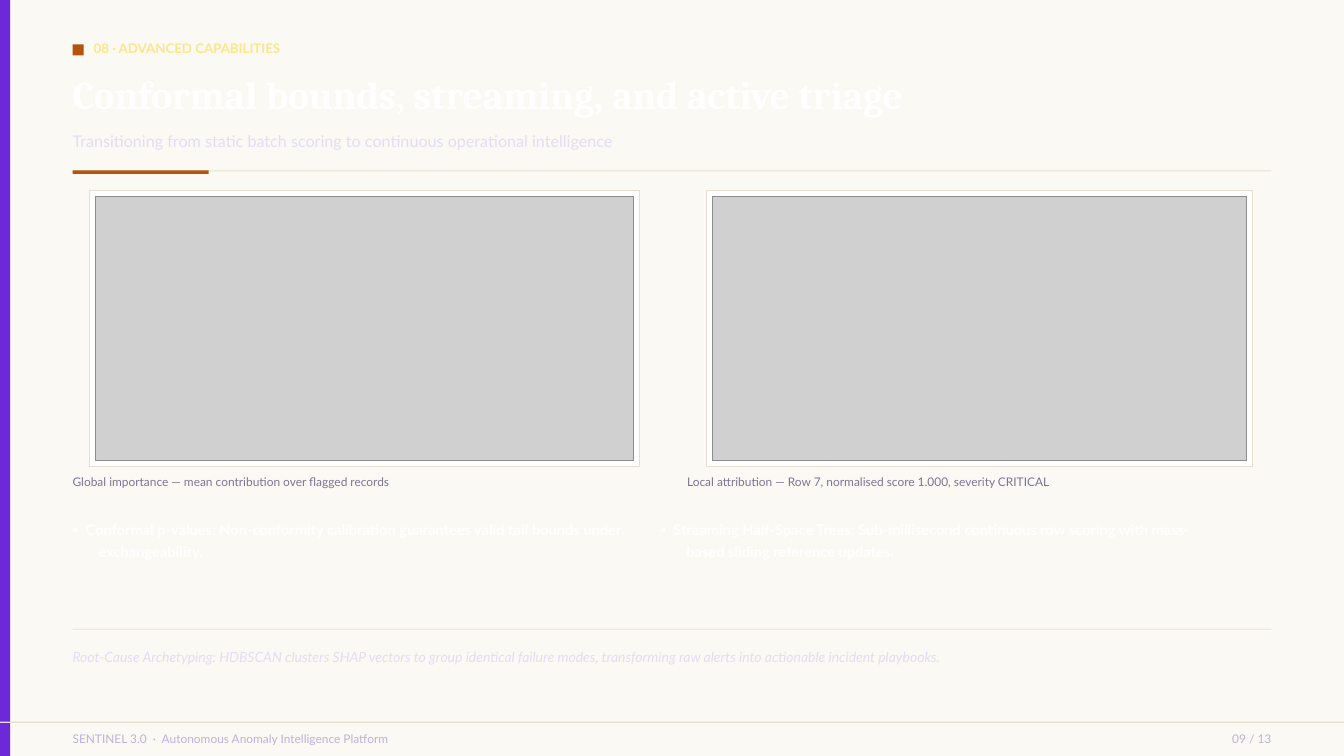
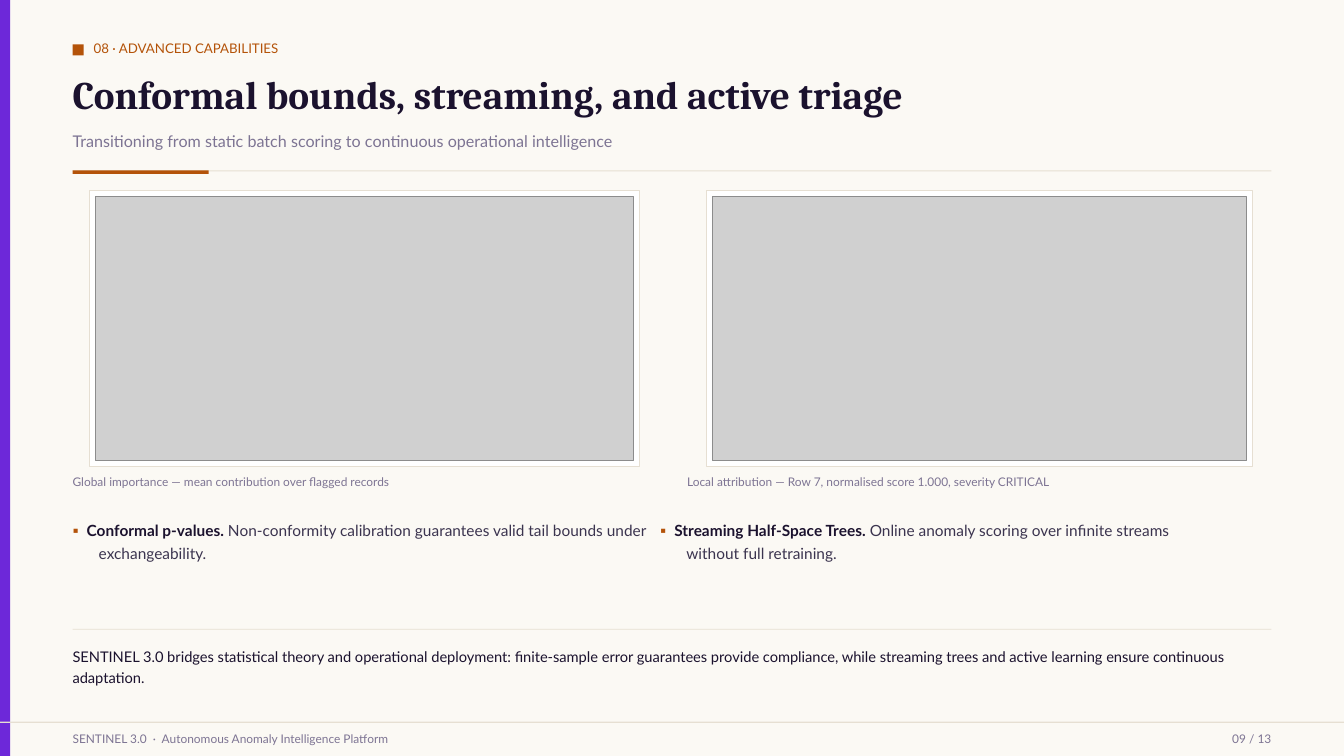
Before and after one commit to rohan1252030019-netizen/explainable-anomaly-detection, a slide deck: slide 9 of presentation/Explainable_Anomaly_Detection_12slides.pptx. Drawn at 1344x756 pixels with LibreOffice and Linux fonts; fonts in the diff are those of the drawing; grey boxes stand for pictures. Boxes give left, top, right and bottom in pixels: in the first picture for what was removed or moved away, otherwise in the second. Text is boxed around its words. In the diff, an @@ line names an element or a change of style, - is before the commit and + after.

Commit message:
fix(presentation): restore high-contrast dark text typography for white slide backgrounds

```diff
--- a/presentation/Explainable_Anomaly_Detection_12slides.pptx
+++ b/presentation/Explainable_Anomaly_Detection_12slides.pptx
@@ text added at (94,43,278,53), 9.5 pt, text #B45309 @@
+08 · ADVANCED CAPABILITIES
@@ text added at (73,81,903,118), 28 pt, text #1B122E, bold @@
+Conformal bounds, streaming, and active triage
@@ text added at (73,135,612,150), 11.5 pt, text #7D7493 @@
+Transitioning from static batch scoring to continuous operational intelligence
@@ text added at (87,524,647,562), 11 pt, text #3B344F @@
+▪ Conformal p-values. Non-conformity calibration guarantees valid tail bounds under exchangeability.
@@ text added at (674,524,1169,562), 11 pt, text #3B344F @@
+▪ Streaming Half-Space Trees. Online anomaly scoring over infinite streams without full retraining.
@@ text added at (73,651,1224,665), 10.5 pt, text #1B122E @@
+SENTINEL 3.0 bridges statistical theory and operational deployment: finite-sample error guarantees provide compliance, while streaming trees and active learning ensure continuous adaptation.
@@ text "SENTINEL 3.0 · Autonomous Anomaly ..." at (73,734,388,745): text colour #BDB2D6 to #7D7493 @@
@@ text "09 / 13" at (1232,734,1272,743): text colour #BDB2D6 to #7D7493 @@
```
Also in this commit, not shown: 12 other slides changed, 2 other files.
